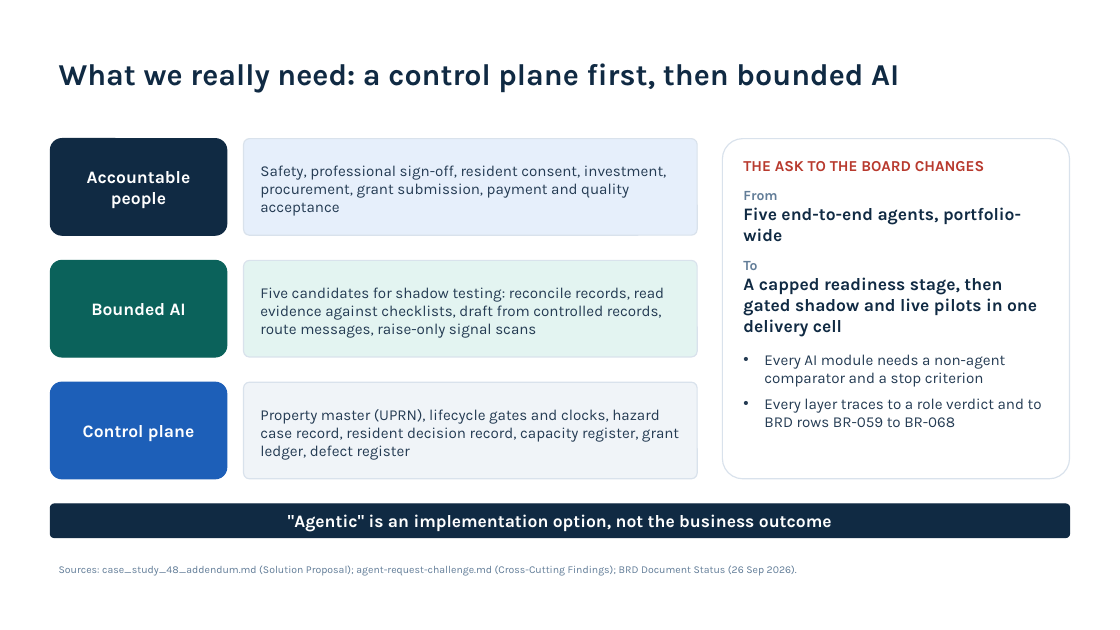
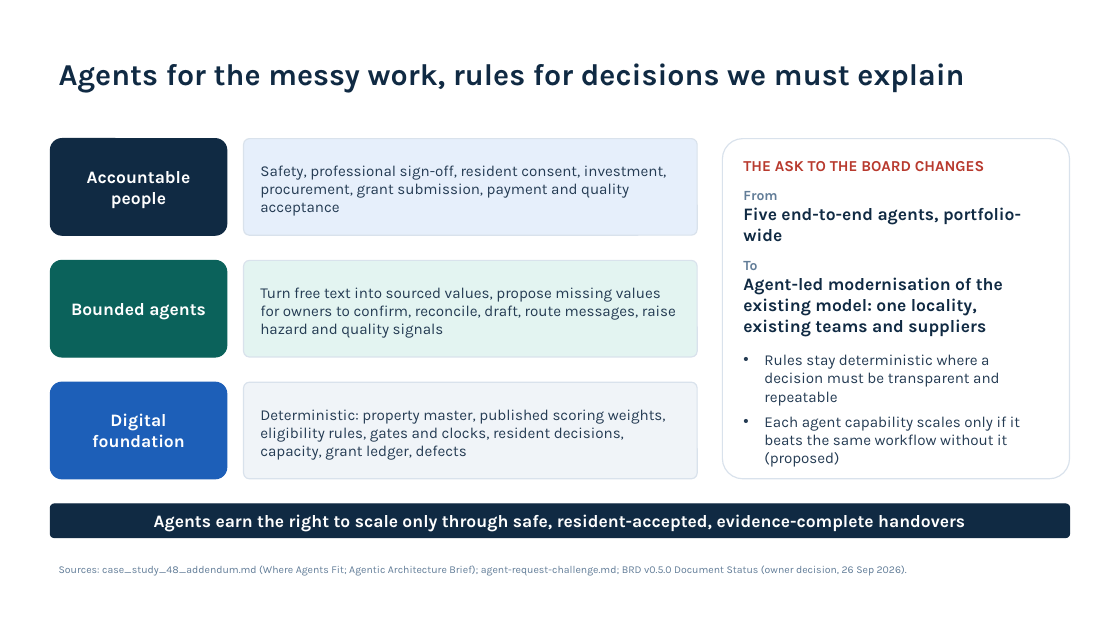
Before and after one commit to jmservera/ama, a slide deck: slide 8 of .copilot-tracking/ppt/2026-09-26/ama-mentor-progress-review/slide-deck/ama-mentor-progress-review.pptx. Drawn at 1120x630 pixels with LibreOffice and Linux fonts; fonts in the diff are those of the drawing. Boxes give left, top, right and bottom in pixels: in the first picture for what was removed or moved away, otherwise in the second. Text is boxed around its words. In the diff, an @@ line names an element or a change of style, - is before the commit and + after.

Commit message:
Update AMA mentor progress review deck and supporting documentation
- Revised primary research document to clarify presentation length and content sources.
- Added new storytelling review iteration document for the AMA mentor progress review deck, detailing audience assessment, iteration verdicts, and prioritized changes.
- Updated the slide deck (PPTX) for the AMA mentor progress review, increasing slide count to 14 and ensuring all slides pass validation checks.
- Generated and updated validation reports for the slide deck, confirming quality and geometry for all slides.
- Added new validation results for the additional slide, ensuring comprehensive coverage in the validation reports.
- Updated README and log files to reflect the new presentation and its details, including the removal of the previous proposal deck and the addition of the new mentor progress review deck.
- Documented the review process and changes made in the project log, including the rationale for updates and corrections.

```diff
--- a/.copilot-tracking/ppt/2026-09-26/ama-mentor-progress-review/slide-deck/ama-mentor-progress-review.pptx
+++ b/.copilot-tracking/ppt/2026-09-26/ama-mentor-progress-review/slide-deck/ama-mentor-progress-review.pptx
@@ text at [59, 63, 964, 93]: text changed @@
-What we really need: a control plane first, then bounded AI
+Agents for the messy work, rules for decisions we must explain
@@ text in rounded rectangle at [260, 287, 676, 338]: text changed @@
-Five candidates for shadow testing: reconcile records, read evidence against checklists, draft from controlled records, route messages, raise-only signal scans
+Turn free text into sourced values, propose missing values for owners to confirm, reconcile, draft, route messages, raise hazard and quality signals
@@ text in rounded rectangle at [743, 277, 1020, 467]: text changed @@
-A capped readiness stage, then gated shadow and live pilots in one delivery cell
-• Every AI module needs a non-agent comparator and a stop criterion
-• Every layer traces to a role verdict and to BRD rows BR-059 to BR-068
+Agent-led modernisation of the existing model: one locality, existing teams and suppliers
+• Rules stay deterministic where a decision must be transparent and repeatable
+• Each agent capability scales only if it beats the same workflow without it (proposed)
@@ text in rounded rectangle at [71, 303, 206, 320]: text changed @@
-Bounded AI
+Bounded agents
@@ text in rounded rectangle at [92, 413, 185, 448]: text changed @@
-Control plane
+Digital foundation
@@ text in rounded rectangle at [260, 409, 666, 460]: text changed @@
-Property master (UPRN), lifecycle gates and clocks, hazard case record, resident decision record, capacity register, grant ledger, defect register
+Deterministic: property master, published scoring weights, eligibility rules, gates and clocks, resident decisions, capacity, grant ledger, defects
@@ text in rounded rectangle at [154, 514, 965, 532]: text changed @@
-"Agentic" is an implementation option, not the business outcome
+Agents earn the right to scale only through safe, resident-accepted, evidence-complete handovers
@@ text at [59, 565, 907, 576]: text changed @@
-Sources: case_study_48_addendum.md (Solution Proposal); agent-request-challenge.md (Cross-Cutting Findings); BRD Document Status (26 Sep 2026).
+Sources: case_study_48_addendum.md (Where Agents Fit; Agentic Architecture Brief); agent-request-challenge.md; BRD v0.5.0 Document Status (owner decision, 26 Sep 2026).
```
Also in this commit, not shown: 6 other slides changed, 1 slide added, 35 other files.
